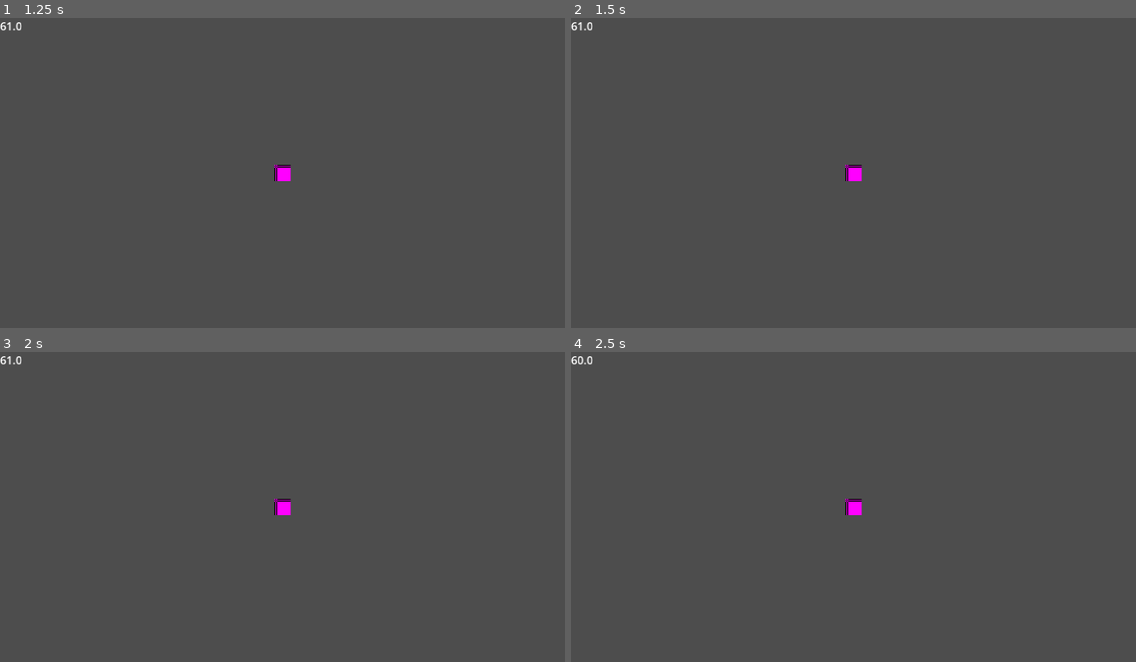
Above: before the commit, frames 1-4 (two rows, left to right).
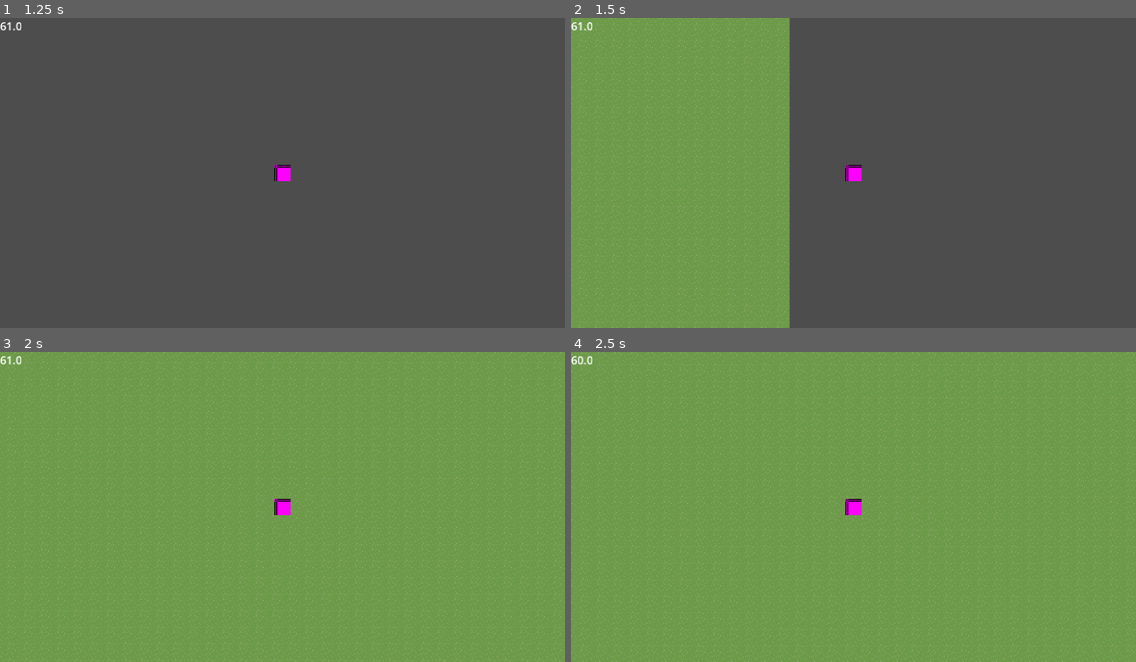
Above: after the commit, the same moments.

Repository: lennertJ9/new_project
Game: Godot game, scene res://world/world.tscn
The game is run twice, just before and just after one commit, with the same random seed, the same clock (stepped at 60 frames per second) and the same inputs.
Inputs (mouse positions are in pixels of both pictures, inside the frame that each line leads up to):
- Up to frame 1 (1.25 s): tap Enter at 0.5 s; move the mouse to (254, 235) at 0.52 s; press the mouse at (254, 235) at 0.53 s; hold Up (ui_up) from 0.53 s (still down)
- Up to frame 2 (1.5 s): keep holding Up (ui_up); move the mouse to (1023, 219) at 1.27 s; release the mouse at (1023, 219) at 1.28 s; click (1023, 219) at 1.35 s
- Up to frame 3 (2 s): keep holding Up (ui_up)
- Up to frame 4 (2.5 s): move the mouse to (684, 460) at 2.02 s; release Up (ui_up) at 2.03 s; press the mouse at (684, 460) at 2.03 s; hold Left (ui_left) from 2.03 s (still down)

Frame 1 is identical in both runs. In frame 2, 39% of the frame differs, in the area x 0-39%, y 0-100%; in frame 3, 100%, in the area x 0-100%, y 0-100%; in frame 4, 100%.

Commit message:
basic 1 layer chunk generation, loading en unloadng
generating, loading en unloading chunks

generating -> thread
laoding en unloading main thread

Diff:
--- a/game/manager/chunk_manager/chunk/chunk.gd
+++ b/game/manager/chunk_manager/chunk/chunk.gd
@@ -9,10 +9,14 @@
 
 var is_generated: bool
 var is_loaded: bool
+var is_queued_unload: bool
+
+var last_accessed: float
 
 
 
 func _init(pos: Vector2i) -> void:
+	is_queued_unload = false
 	is_generated = false
 	ground_layer.resize(256)
 	wall_layer.resize(256)
--- a/game/manager/chunk_manager/chunk_manager.gd
+++ b/game/manager/chunk_manager/chunk_manager.gd
@@ -6,28 +6,29 @@
 @onready var ground_layer: TileMapLayer = $GroundLayer
 @onready var wall_layer: TileMapLayer = $WallLayer
 
-var render_distance: int = 2
+var render_distance: int = 6
 
 var generated_chunks: Dictionary[Vector2i, Chunk]
 var active_chunks: Array[Chunk]
 
 var chunks_to_generate: Dictionary[Vector2i, Chunk]
 var chunks_to_load: Dictionary[Vector2i, Chunk]
-var chunks_to_unload: Dictionary[Vector2i, Chunk]
+var chunks_to_unload: Array[Chunk]
 
 #
-var chunk_check_interval: float = 2
-var chunk_load_interval: float = 0.2
+var chunk_check_interval: float = 0.1
+var chunk_load_interval: float = 0.002
+var chunk_unload_interval: float = 0.002
 
 var chunk_check_timer: float = 0
 var chunk_load_timer: float = 0
+var chunk_unload_timer: float = 0
 
 var thread_chunk_generator: Thread = Thread.new()
 
 
 
 func _ready() -> void:
-
 	thread_chunk_generator.start(chunk_generator)
 	#thread_chunk_loader.start(chunk_loader) # geen scene tree bewerkingen doen via thread :(
 	player = get_tree().get_first_node_in_group("world").camera
@@ -36,6 +37,7 @@
 func _process(delta: float) -> void:
 	chunk_check_timer += delta
 	chunk_load_timer += delta
+	chunk_unload_timer += delta
 
 	if chunk_check_timer > chunk_check_interval:
 		chunk_check()
@@ -45,9 +47,14 @@
 		chunk_loader()
 		chunk_load_timer = 0
 
+	if chunk_unload_timer > chunk_unload_interval:
+		chunk_unloader()
+		chunk_unload_timer = 0
+
+
 func chunk_generator():
 	while true:
-		OS.delay_msec(100)
+		OS.delay_msec(5)
 		if not chunks_to_generate.is_empty():
 			var chunk: Chunk = chunks_to_generate.values()[0]
 			var chunk_pos = chunk.position
@@ -76,7 +83,7 @@
 				ground_layer.set_cell(Vector2i(x_pos,y_pos) + chunk.position * 16, 0, Vector2i(2,2) )
 		chunk.is_loaded = true
 		chunks_to_load.erase(chunk.position)
-			# load chunks from chunks to load
+		active_chunks.append(chunk)
 
 
 
@@ -92,47 +99,37 @@
 
 			if generated_chunks.has(chunk_pos) and not generated_chunks[chunk_pos].is_loaded:
 				chunks_to_load[chunk_pos] = generated_chunks[chunk_pos]
-				# load
+				# LOADING CHUNK
 
 			else:
 				if not chunks_to_generate.has(chunk_pos) and not generated_chunks.has(chunk_pos):
 					chunks_to_generate[chunk_pos] = Chunk.new(chunk_pos)
+					# GENERATING CHUNK
 
 
+			if generated_chunks.has(chunk_pos):
+				generated_chunks[chunk_pos].last_accessed = Time.get_ticks_msec() / 1000
+				# SET CHUNK TIMER
+
+	for chunk in active_chunks:
+		if (Time.get_ticks_msec() /1000) - chunk.last_accessed > 2 and not chunk.is_queued_unload:
+			chunk.is_queued_unload = true
+			chunks_to_unload.append(chunk)
+			# verwijderen van chunk met call defered?
+
+			active_chunks.erase.call_deferred(chunk)
 
 
-
-
-#func generate_chunk(chunk_pos: Vector2i):
-	#var chunk = Chunk.new(chunk_pos)
-	#chunk.position = chunk_pos
-	#var i = 0
-	#for y in range(16):
-		#for x in range(16):
-			#var atlas_coord = Vector2i(2,2)
-			#var atlas_id = 0
-			#var data = atlas_coord.y << 8 | atlas_coord.x
-			#chunk.ground_layer[i] = data
-			#i += 1
-	#generated_chunks[chunk_pos] = chunk
-
-
-
-func load_chunk(chunk: Chunk):
-	var i = 0
-	for x in range(16):
-		for y in range(16):
-			var chunk_data = chunk.ground_layer[i]
-			ground_layer.set_cell(chunk.position * 16 + Vector2i(x,y), 0, chunk.get_tile_coord(chunk_data))
-			#ground_layer.set_cell(chunk.position * 16 + Vector2i(x,y), 0, Vector2i(2,2))
-			i += 1
-
-
-
-
-
-
-
+func chunk_unloader():
+	if not chunks_to_unload.is_empty():
+		var chunk = chunks_to_unload.pop_front()
+		for x in range(16):
+			for y in range(16):
+				var tile_pos = (chunk.position * 16) + Vector2i(x,y)
+				ground_layer.erase_cell(tile_pos)
+				wall_layer.erase_cell(tile_pos)
+		chunk.is_queued_unload = false
+		chunk.is_loaded = false
 
 
 func _input(event: InputEvent) -> void:
